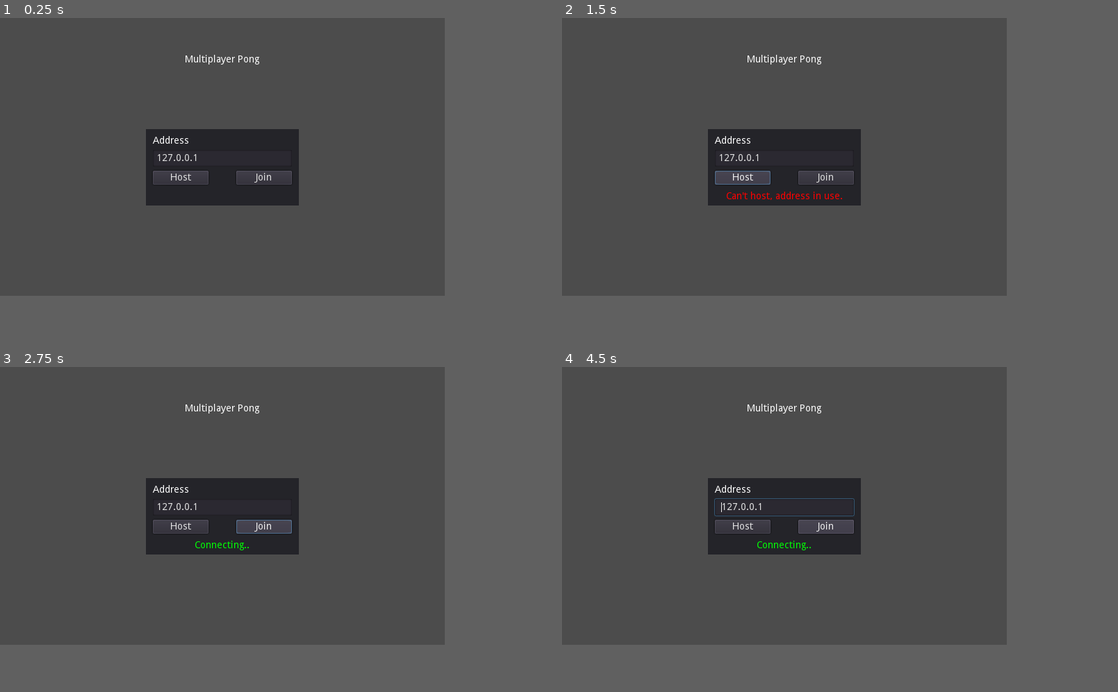
Above: before the commit, frames 1-4 (two rows, left to right).
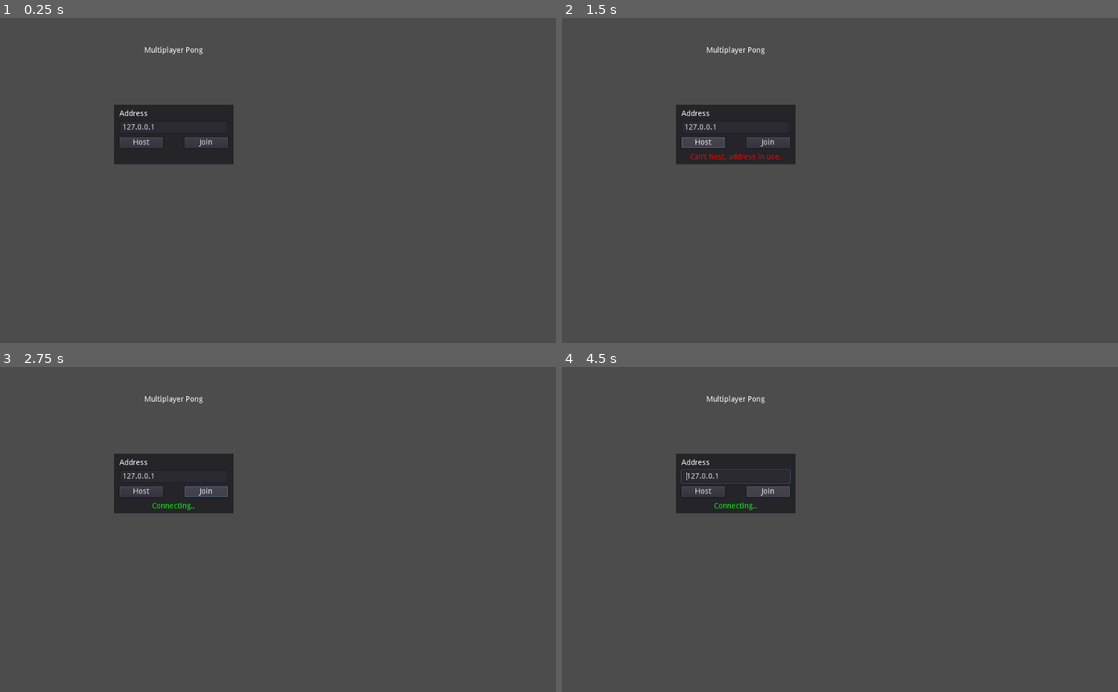
Above: after the commit, the same moments.

Repository: Boyquotes/godot-test
Game: Godot game, scene res://lobby.tscn
Same seed, same stepped clock (60 frames per second), same inputs: the game is played once before the commit and once after it. After the commit the project has no main scene; this scene is started directly in both runs.
Inputs:
- Up to frame 1 (0.25 s): no input
- Up to frame 2 (1.5 s): tap Enter at 0.5 s; hold Up (move_up, bound only before the commit) 0.53-1.25 s; click "Host" at 1.25 s
- Up to frame 3 (2.75 s): click "Join" at 2 s
- Up to frame 4 (4.5 s): hold Down (move_down, bound only before the commit) 2.78-3.53 s; hold Up (move_up, bound only before the commit) from 3.53 s (still down); tap Space at 4.25 s
In our replay, the window is 640x400 before the commit and 800x468 after it. These sizes can differ from the game's own. Grey fills any space a smaller window leaves; there, only what the larger window draws over its background counts as a difference.

The runs differ from the first frame. In frame 1, 6.7% of the frame differs, in the area x 20-54%, y 8-58%; in frame 2, 6.8%; in frame 3, 6.8%; in frame 4, 6.9%.

Commit message:
try ws instead

Diff:
--- a/project.godot
+++ b/project.godot
@@ -15,37 +15,20 @@
 
 [application]
 
-config/name="Pong Multiplayer"
-run/main_scene="res://lobby.tscn"
-config/icon="res://icon.png"
+config/name="WebRTC Signaling Example"
+run/main_scene="res://demo/main.tscn"
 
 [debug]
 
+gdscript/warnings/shadowed_variable=false
+gdscript/warnings/unused_argument=false
 gdscript/warnings/return_value_discarded=false
-
-[display]
-
-window/size/width=640
-window/size/height=400
-stretch_2d=true
 
 [gdnative]
 
 singletons=[  ]
+singletons_disabled=[  ]
 
-[input]
+[network]
 
-move_down={
-"deadzone": 0.5,
-"events": [ Object(InputEventKey,"resource_local_to_scene":false,"resource_name":"","device":0,"alt":false,"shift":false,"control":false,"meta":false,"command":false,"pressed":false,"scancode":16777234,"unicode":0,"echo":false,"script":null)
- ]
-}
-move_up={
-"deadzone": 0.5,
-"events": [ Object(InputEventKey,"resource_local_to_scene":false,"resource_name":"","device":0,"alt":false,"shift":false,"control":false,"meta":false,"command":false,"pressed":false,"scancode":16777232,"unicode":0,"echo":false,"script":null)
- ]
-}
-
-[rendering]
-
-viewport/default_clear_color=Color( 0, 0, 0, 1 )
+modules/webrtc_gdnative_script="res://demo/webrtc/webrtc.gdns"
Not shown, changed: package-lock.json
Not shown, changed: package.json
Not shown, changed: server/index.js
Not shown, added: webrtc-native-master/.gitignore
Not shown, added: webrtc-native-master/LICENSE
Not shown, added: webrtc-native-master/README.md
Not shown, added: webrtc-native-master/SConstruct
Not shown, added: webrtc-native-master/lib/godot-cpp/debug/x64/.gitignore
Not shown, added: webrtc-native-master/lib/godot-cpp/debug/x86/.gitignore
Not shown, added: webrtc-native-master/lib/godot-cpp/release/x64/.gitignore
Not shown, added: webrtc-native-master/lib/godot-cpp/release/x86/.gitignore
Not shown, added: webrtc-native-master/lib/webrtc/.gitignore
(and 14 more such lines)
